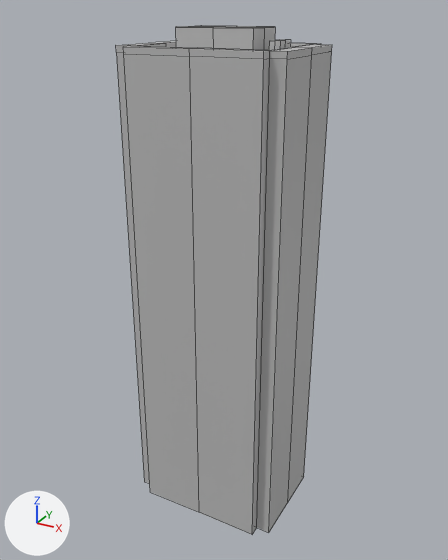
Before and after pictures for a commit that changed the FBX model Assets/Assets/Buildings/NotDestroyed/American_TallSkyscraper.fbx.
Before and after are seen from a 50 mm lens placed at (0.263, -0.341, 0.325), pointed at (0.084, -0.016, 0.163). The axes (+X, +Y, +Z) are drawn at lower left. The lights are the same throughout. Mesh edges are drawn as thin lines. Where no turn or scale is listed for an object, it has been applied to the vertices.

Names of what the first picture shows: 'American_TallSkyscraper'.
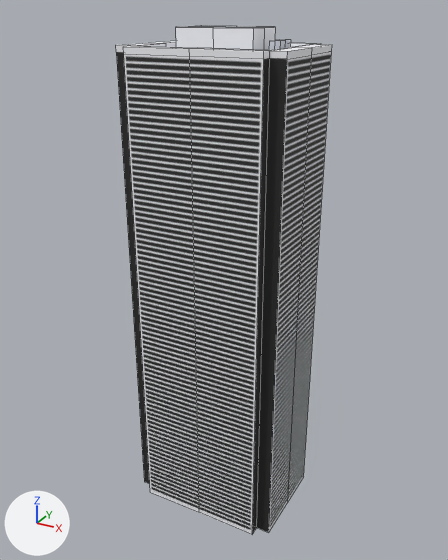
What differs and where, as boxes [x1, y1, x2, y2] in the pictures (448 x 560 px):
'American_TallSkyscraper', recoloured
    both: [116, 26, 332, 534]

What changed in the scene script:
```text
Add img_americantallskyscrapertexture_jpg:
    img_americantallskyscrapertexture_jpg = load_image('AmericanTallSkyScraperTexture.jpg', '_unpacked/AmericanTallSkyScraperTexture.jpg', 2048, 2048, 'sRGB')
Add mat_americantallskyscraper:
    mat_americantallskyscraper = principled_material('AmericanTallSkyScraper')
    mat_americantallskyscraper.texture = img_americantallskyscrapertexture_jpg
    mat_americantallskyscraper.roughness = 0.749
Change me_mesh:
    where me_mesh.from_pydata(...)  # 132 vertices, 120 faces; spans x -0.052..0.051, y -0.038..0.039, z 0.0..0.316
    remove me_mesh.materials.append(mat_lambert1)  # grey #bcbcbc
    add me_mesh.materials.append(mat_americantallskyscraper)  # picture img_americantallskyscrapertexture_jpg
```
